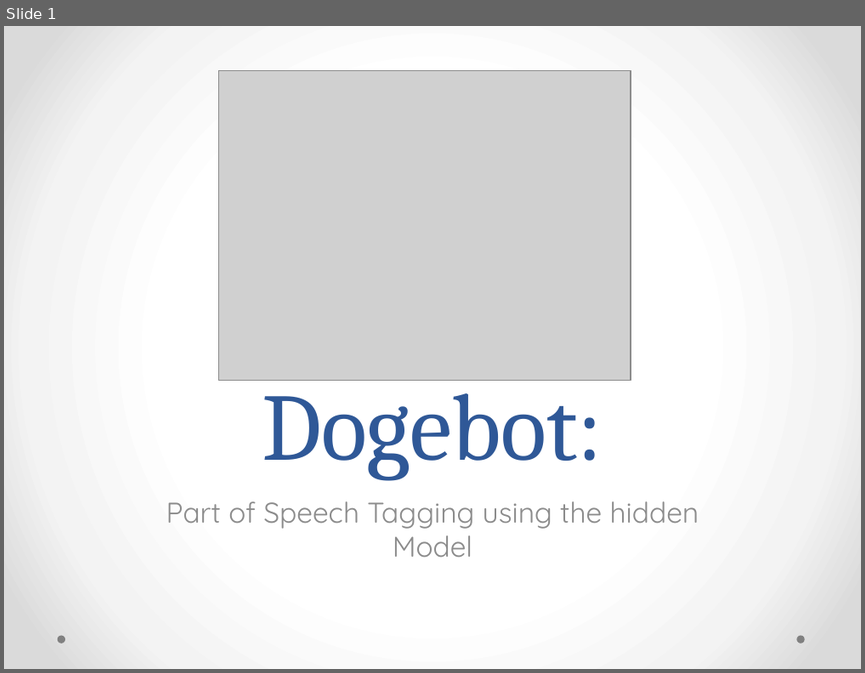
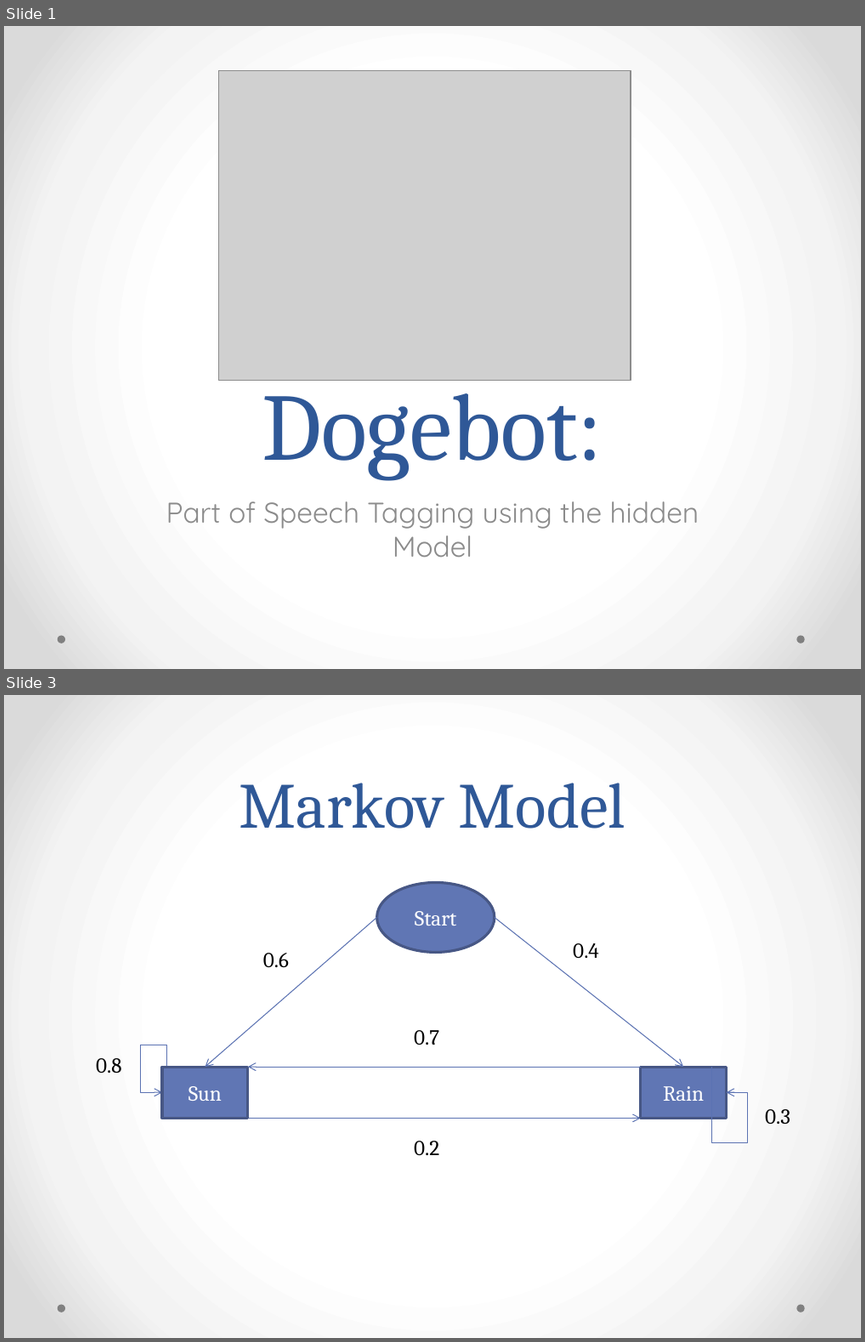
Before and after one commit to JessJKitty/CS51-Doge, a slide deck: Doge_presentation.pptx. Shown one above the other, each under a label of ours: slide 1 before the commit, slides 1 and 3 after it; the slides between them are not shown. The pictures are 865x673 and 865x1342 pixels, drawn with LibreOffice and Linux fonts; fonts in the diff are those of the drawing; grey boxes stand for pictures. Boxes give left, top, right and bottom in pixels: in the first picture for what was removed or moved away, otherwise in the second. Text is boxed around its words. In the diff, an @@ line names an element or a change of style, - is before the commit and + after.

```diff
--- a/Doge_presentation.pptx
+++ b/Doge_presentation.pptx
@@ slide 3 added at (x1=4, y1=695, x2=861, y2=1338), background gradient #FFFFFF to #F4F4F4 to #DADADA; not listed: 2 template elements that a slide beside it also shows @@
@@ title added at (x1=239, y1=783, x2=626, y2=828), 54 pt, text #2F5897 @@
+Markov Model
@@ elbow arrow added from (167, 1117) to (162, 1093), #5C72B2 0.75 pt @@
@@ arrow added from (248, 1118) to (641, 1118), #5C72B2 0.75 pt @@
@@ group added at (x1=96, y1=883, x2=790, y2=1155): 6 texts, 3 arrows, 2 rectangles, 1 ellipse, 1 elbow arrow @@
+Start
+Sun
+Rain
+0.4
+0.6
+0.2
+0.7
+0.8
+0.3
```
Also in this commit, not shown: 7 other slides added.
